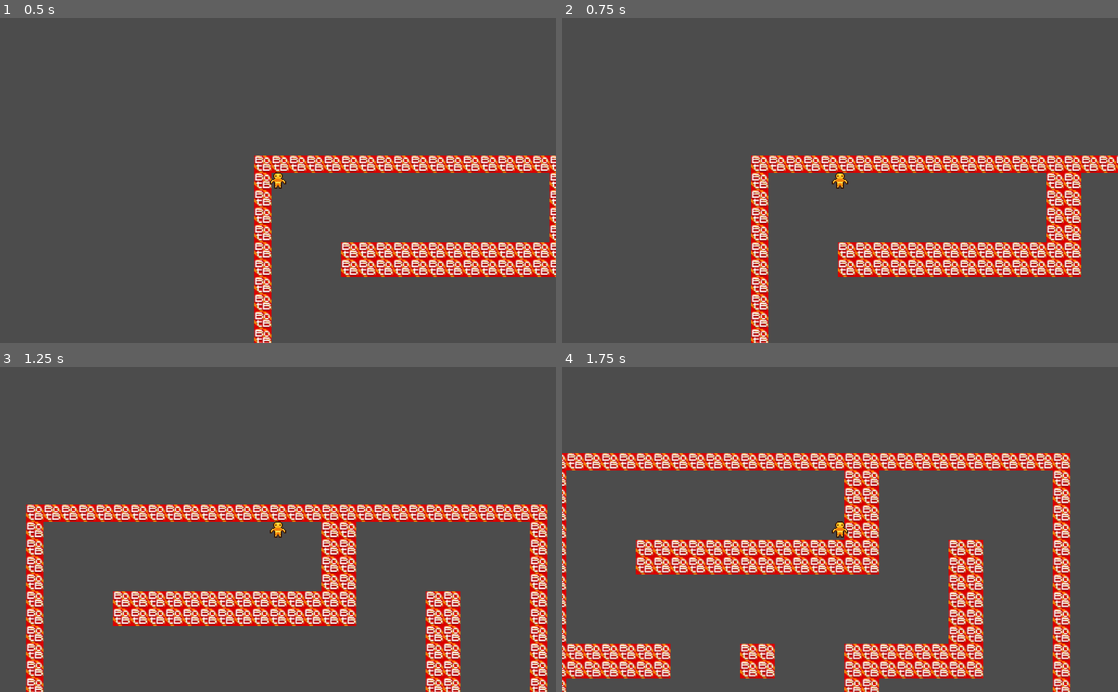
Above: before the commit, frames 1-4 (two rows, left to right).
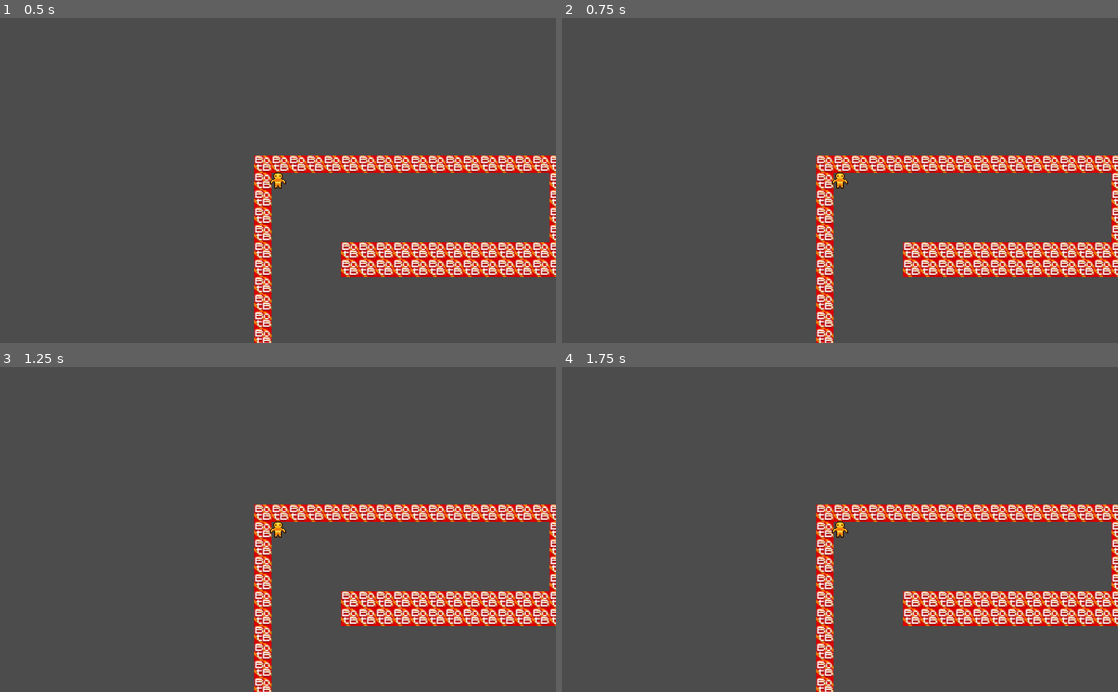
Above: after the commit, the same moments.

Repository: terrytheplatypus/simpleroguelike
Game: Godot game, scene res://maze.tscn
The game is run twice, just before and just after one commit, with the same random seed, the same clock (stepped at 60 frames per second) and the same inputs.
Inputs:
- Up to frame 1 (0.5 s): no input
- Up to frame 2 (0.75 s): tap Enter at 0.5 s; hold Right (ui_right) from 0.53 s (still down)
- Up to frame 3 (1.25 s): keep holding Right (ui_right)
- Up to frame 4 (1.75 s): release Right (ui_right) at 1.28 s; hold Down (ui_down) from 1.28 s (still down)

Frame 1 is identical in both runs. In frame 2, 13% of the frame differs, in the area x 34-100%, y 42-100%; in frame 3, 20%; in frame 4, 28%, in the area x 0-100%, y 26-100%.

Commit message:
player handling improvement

Diff:
--- a/Player.gd
+++ b/Player.gd
@@ -4,30 +4,24 @@
 # Declare member variables here. Examples:
 # var a = 2
 # var b = "text"
-const WALK_SPEED = 600
+const WALK_SPEED = 400
+const ACCELERATION_PERC = 0.2
 
 var velocity = Vector2()
 
 # Called when the node enters the scene tree for the first time.
 func _ready():
-	position=Vector2(2450, 2450)
-	#position=Vector2(0, 0)
 	pass # Replace with function body.
 
 func _physics_process(delta):
-	if Input.is_action_pressed("ui_left"):
-		velocity.x = -WALK_SPEED
-	elif Input.is_action_pressed("ui_right"):
-		velocity.x =  WALK_SPEED
-	elif Input.is_action_pressed("ui_up"):
-		velocity.y =  -WALK_SPEED
-	elif Input.is_action_pressed("ui_down"):
-		velocity.y =  WALK_SPEED
-	else:
-		velocity.x = 0
-	move_and_slide(velocity, Vector2(0, -1))
+	# where does the player WANT to move?
+	var move_vec:Vector2 = Vector2(Input.get_action_strength("move_right") - Input.get_action_strength("move_left"), Input.get_action_strength("move_down") - Input.get_action_strength("move_up"))
+	move_vec = move_vec.normalized() # only 1 in every direction, even diagonals
+	move_vec *= WALK_SPEED
 
-	pass
+	velocity = lerp(velocity, move_vec, ACCELERATION_PERC)
+
+	move_and_slide(velocity)
 
 
 # Called every frame. 'delta' is the elapsed time since the previous frame.
--- a/generateObjects.gd
+++ b/generateObjects.gd
@@ -1,4 +1,4 @@
-extends TileMap
+extends Node2D
 
 
 # Declare member variables here. Examples:
--- a/maze.tscn
+++ b/maze.tscn
@@ -12,8 +12,5 @@
 format = 1
 script = ExtResource( 1 )
 
-[node name="TileMap2" type="TileMap" parent="TileMap"]
-tile_set = ExtResource( 2 )
-cell_size = Vector2( 32, 32 )
-format = 1
+[node name="Actors" type="Node2D" parent="TileMap"]
 script = ExtResource( 3 )
--- a/player.tscn
+++ b/player.tscn
@@ -7,7 +7,6 @@
 extents = Vector2( 10, 16.4802 )
 
 [node name="KinematicBody2D" type="KinematicBody2D"]
-position = Vector2( 43.9952, 77.5154 )
 script = ExtResource( 2 )
 
 [node name="Player" type="Sprite" parent="."]
--- a/project.godot
+++ b/project.godot
@@ -47,3 +47,23 @@
 , Object(InputEventKey,"resource_local_to_scene":false,"resource_name":"","device":0,"alt":false,"shift":false,"control":false,"meta":false,"command":false,"pressed":false,"scancode":83,"unicode":0,"echo":false,"script":null)
  ]
 }
+move_left={
+"deadzone": 0.5,
+"events": [ Object(InputEventKey,"resource_local_to_scene":false,"resource_name":"","device":0,"alt":false,"shift":false,"control":false,"meta":false,"command":false,"pressed":false,"scancode":65,"unicode":0,"echo":false,"script":null)
+ ]
+}
+move_up={
+"deadzone": 0.5,
+"events": [ Object(InputEventKey,"resource_local_to_scene":false,"resource_name":"","device":0,"alt":false,"shift":false,"control":false,"meta":false,"command":false,"pressed":false,"scancode":87,"unicode":0,"echo":false,"script":null)
+ ]
+}
+move_right={
+"deadzone": 0.5,
+"events": [ Object(InputEventKey,"resource_local_to_scene":false,"resource_name":"","device":0,"alt":false,"shift":false,"control":false,"meta":false,"command":false,"pressed":false,"scancode":68,"unicode":0,"echo":false,"script":null)
+ ]
+}
+move_down={
+"deadzone": 0.5,
+"events": [ Object(InputEventKey,"resource_local_to_scene":false,"resource_name":"","device":0,"alt":false,"shift":false,"control":false,"meta":false,"command":false,"pressed":false,"scancode":83,"unicode":0,"echo":false,"script":null)
+ ]
+}
